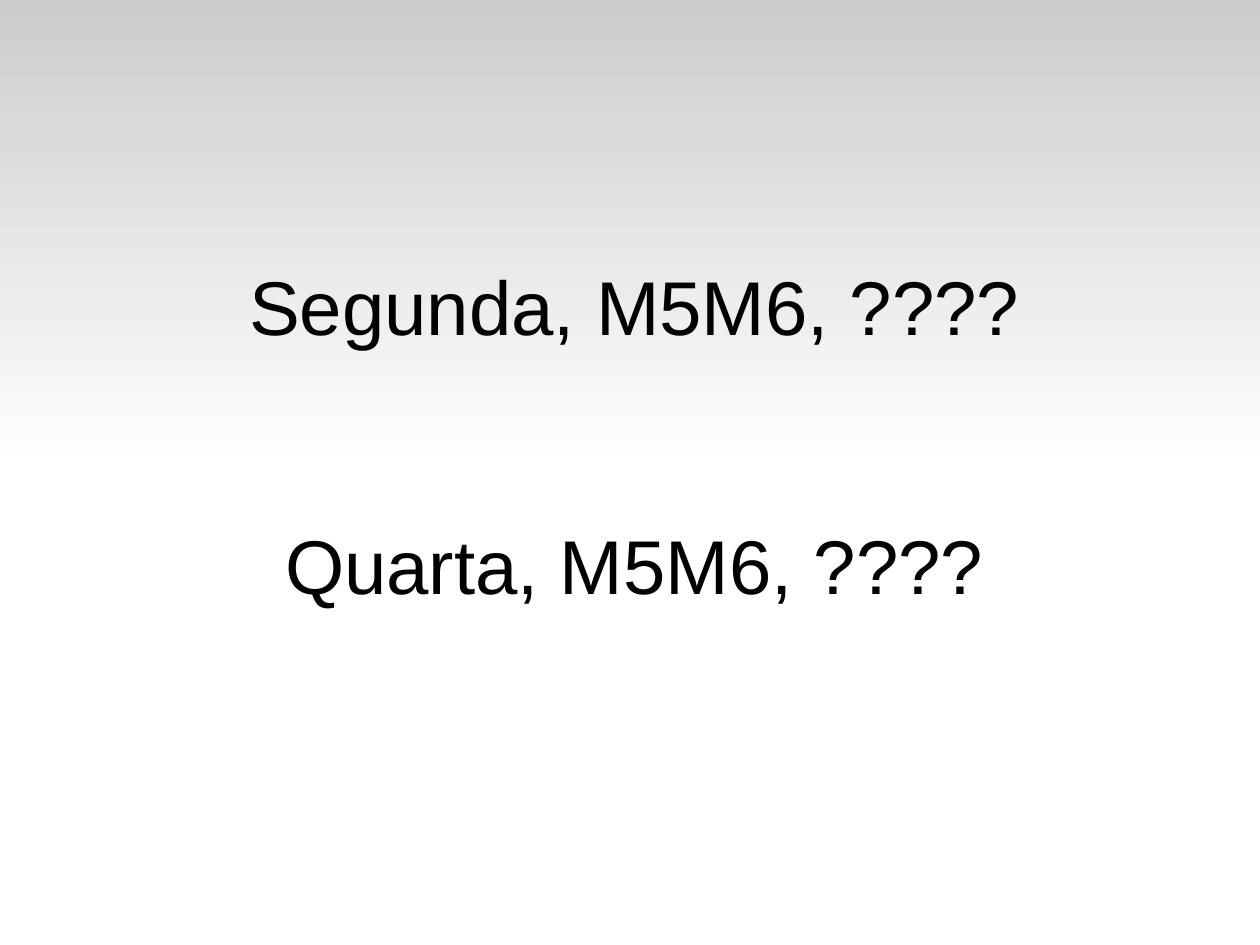
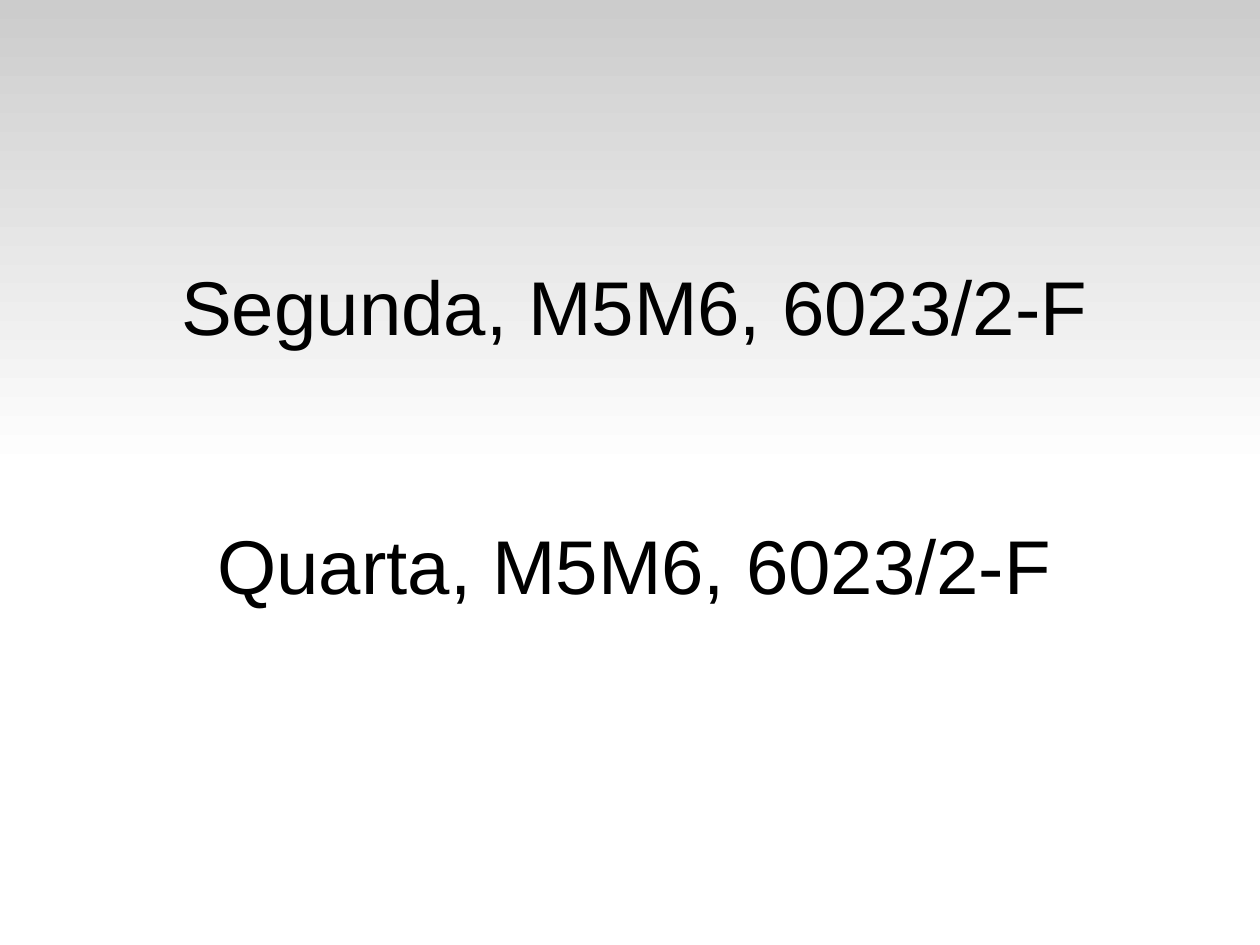
Before and after one commit to fsantanna-uerj/SE, a slide deck: slide 5 of Slides/se-00-intro.odp (slide 4 before the commit). Drawn at 1260x945 pixels with LibreOffice and Linux fonts; fonts in the diff are those of the drawing. Boxes give left, top, right and bottom in pixels: in the first picture for what was removed or moved away, otherwise in the second. Text is boxed around its words. In the diff, an @@ line names an element or a change of style, - is before the commit and + after.

```diff
--- a/Slides/se-00-intro.odp
+++ b/Slides/se-00-intro.odp
@@ subtitle at (181, 279, 1087, 608): text changed @@
-Segunda, M5M6, ????
-Quarta, M5M6, ????
+Segunda, M5M6, 6023/2-F
+Quarta, M5M6, 6023/2-F
```
Also in this commit, not shown: 5 other slides changed, 2 slides added, 1 slide removed.
